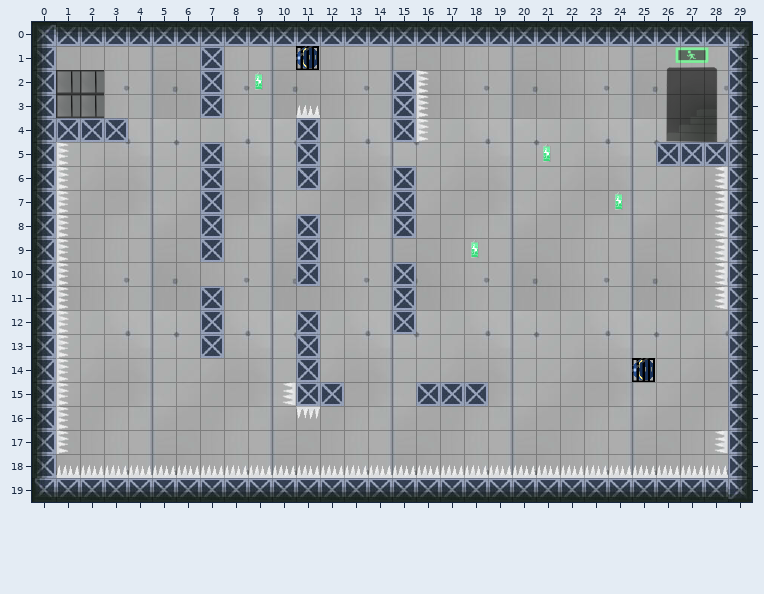
Two versions of a level (Tiled map, Release.win32/Resources/Map/Level7.tmx). The picture above is the old version.
Cells are 32x32 px. Shown: x 0..29, y 0..19.
New version:
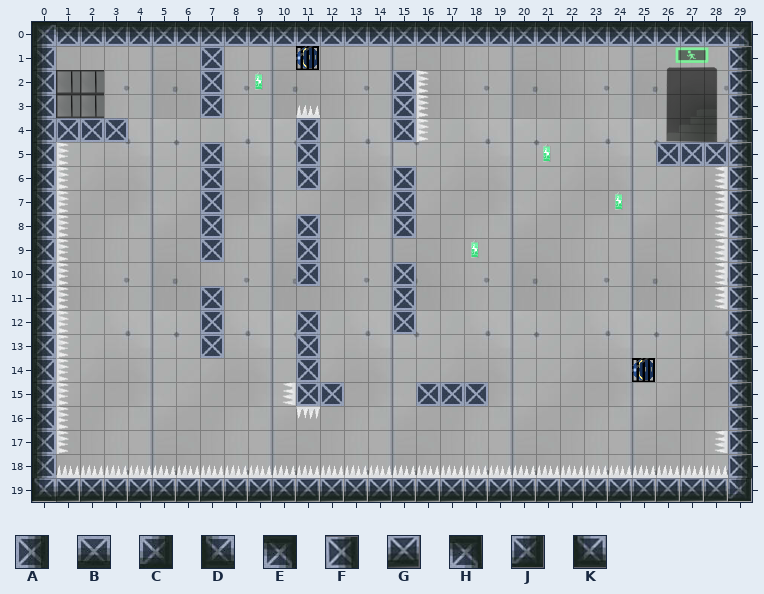
Key: from "地图素材": A 165 turned 180, B 165 turned 270, C 167 turned 180, D 167 turned 270, E 167 turned 90, F 169, G 171, H 202, J 204, K 206.
_ is an empty cell, . an unchanged one.
The exact change:
--- layer "Platform"
@@ x 0..29 @@
- 0 .............................E
- 1 .............................A
- 2 .............................A
- 3 .............................A
- 4 .............................A
- 5 .............................A
- 6 .............................A
- 7 .............................A
- 8 .............................A
- 9 .............................A
-10 .............................A
-11 .............................A
-12 .............................A
-13 .............................A
-14 .............................A
-15 .............................A
-16 .............................A
-17 .............................A
-18 .............................A
-19 DBBBBBBBBBBBBBBBBBBBBBBBBBBBBC
+ 0 .............................H
+ 1 .............................F
+ 2 .............................F
+ 3 .............................F
+ 4 .............................F
+ 5 .............................F
+ 6 .............................F
+ 7 .............................F
+ 8 .............................F
+ 9 .............................F
+10 .............................F
+11 .............................F
+12 .............................F
+13 .............................F
+14 .............................F
+15 .............................F
+16 .............................F
+17 .............................F
+18 .............................F
+19 KGGGGGGGGGGGGGGGGGGGGGGGGGGGGJ
